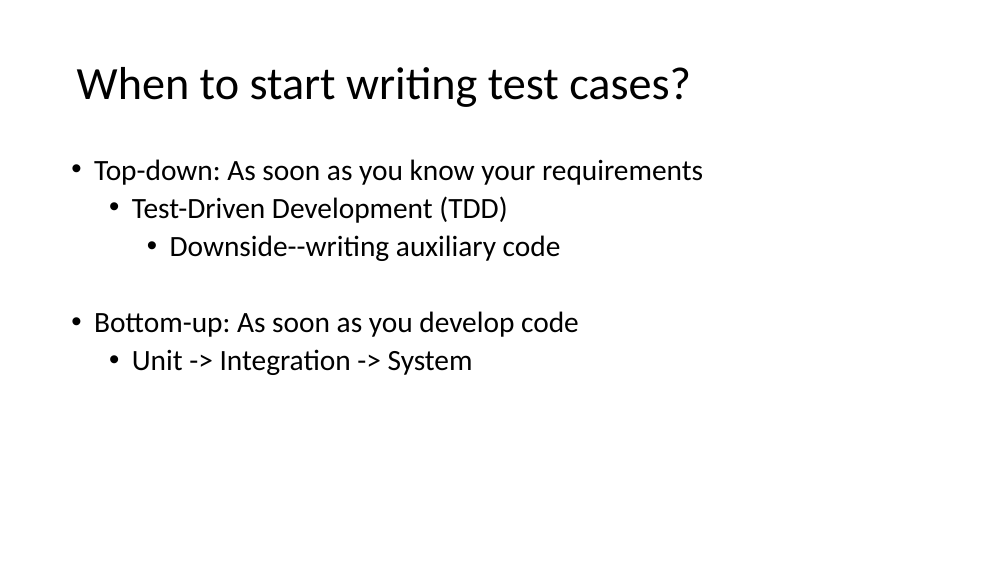
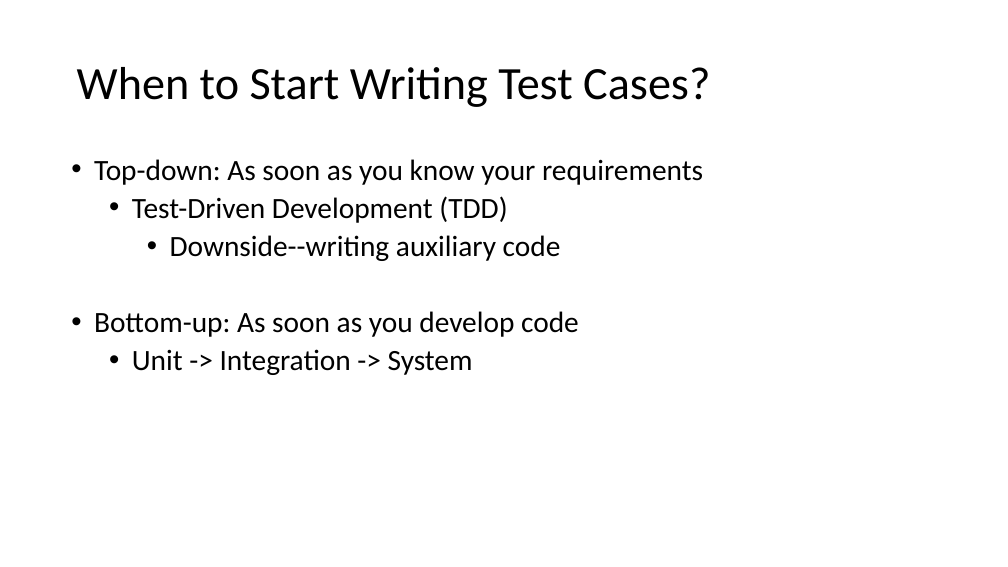
Before and after one commit to damorim/testing-cin-minicourse, a slide deck: slide 25 of testing-minicourse.pptx (slide 24 before the commit). Drawn at 1008x567 pixels with LibreOffice and Linux fonts; fonts in the diff are those of the drawing. Boxes give left, top, right and bottom in pixels: in the first picture for what was removed or moved away, otherwise in the second. Text is boxed around its words. In the diff, an @@ line names an element or a change of style, - is before the commit and + after.

```diff
--- a/testing-minicourse.pptx
+++ b/testing-minicourse.pptx
@@ text at (77, 67, 710, 107): text changed @@
-When to start writing test cases?
+When to Start Writing Test Cases?
```
Also in this commit, not shown: 19 other slides changed, 30 slides added, 4 slides removed.
